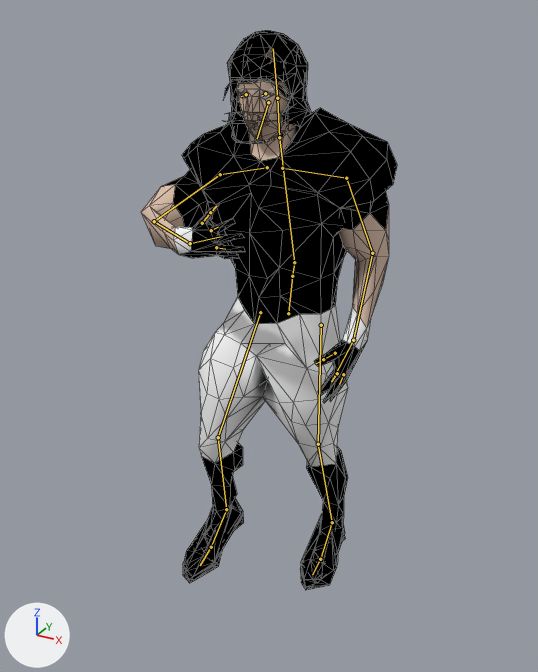
The Blender file RunningBackBlender/playerModel-noBall.blend, before and after one commit.
The view is the same before and after, from a camera (50 mm lens) standing at (101.0, -197.7, 188.2) and looking at (-6.4, -2.5, 90.6). Every picture has the same lights, and +X, +Y and +Z are marked at lower left. Both versions are drawn at frame 22 of the action 'playerModelAction'; the numbers are the values there. The bones that bend it are drawn over the model as lines. Mesh edges are drawn as thin lines on the coarser meshes.

Names of what the first picture shows: 'playerModel:Body'.
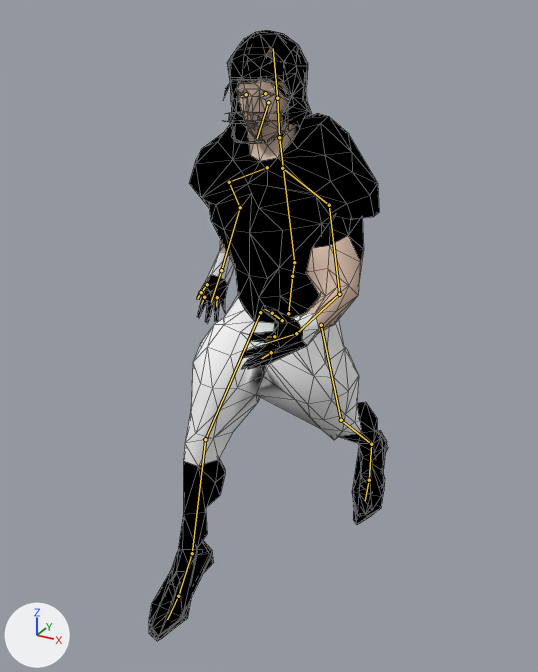
Pixel boxes (x1, y1, x2, y2) of what changed, in the pictures (538 x 672 px):
'playerModel:Body', posed (7% narrower, 9% taller)
    before: (141, 30, 397, 590)
    after: (149, 30, 388, 641)
bone 'thigh.L', root to tip
    before: (321, 325) to (318, 444)
    after: (321, 325) to (341, 420)
bone 'shin.L', root to tip
    before: (318, 444) to (332, 522)
    after: (341, 420) to (371, 444)
bone 'foot.L', root to tip
    before: (332, 522) to (320, 559)
    after: (371, 444) to (369, 480)
bone 'thigh.R', root to tip
    before: (260, 312) to (218, 437)
    after: (260, 312) to (205, 439)
bone 'shin.R', root to tip
    before: (218, 437) to (226, 509)
    after: (205, 439) to (192, 553)
bone 'foot.R', root to tip
    before: (226, 509) to (211, 547)
    after: (192, 553) to (178, 596)
bone 'clavicle.R', root to tip
    before: (267, 167) to (220, 174)
    after: (267, 167) to (229, 182)
bone 'upper_arm.R', root to tip
    before: (220, 174) to (154, 221)
    after: (229, 182) to (240, 207)
bone 'forearm.R', root to tip
    before: (154, 221) to (190, 243)
    after: (240, 207) to (221, 270)
bone 'clavicle.L', root to tip
    before: (282, 168) to (346, 178)
    after: (282, 168) to (329, 205)
bone 'upper_arm.L', root to tip
    before: (346, 178) to (372, 253)
    after: (329, 205) to (339, 294)
bone 'forearm.L', root to tip
    before: (372, 253) to (353, 340)
    after: (339, 294) to (296, 333)

Patch to the scene script:
```diff
--- a/RunningBackBlender/playerModel-noBall.blend.py
+++ b/RunningBackBlender/playerModel-noBall.blend.py
@@ bone_thigh_l @@
 bone_thigh_l = bpy.data.objects['playerModel'].pose.bones['thigh.L']  # child of 'hips'
-bone_thigh_l.rotation_quaternion = (0.995, 0.053, -0.068, 0.055)  # degrees (6, -8, 6)
+bone_thigh_l.rotation_quaternion = (0.974, 0.213, -0.068, 0.035)  # degrees (24, -8, 2)
@@ bone_shin_l @@
 bone_shin_l = bpy.data.objects['playerModel'].pose.bones['shin.L']  # child of 'thigh.L'
 bone_shin_l.rotation_mode = 'YZX'
-bone_shin_l.rotation_euler = (0.175, 0.0698, -0.0349)  # degrees (10, 4, -2)
+bone_shin_l.rotation_euler = (0.401, 0.105, 0.0175)  # degrees (23, 6, 1)
@@ bone_foot_l @@
 bone_foot_l = bpy.data.objects['playerModel'].pose.bones['foot.L']  # child of 'shin.L'
 bone_foot_l.rotation_mode = 'YZX'
-bone_foot_l.rotation_euler = (-0.227, 0.0, -0.0698)  # degrees (-13, 0, -4)
+bone_foot_l.rotation_euler = (-0.0524, 0.0175, -0.0873)  # degrees (-3, 1, -5)
@@ bone_thigh_r @@
 bone_thigh_r = bpy.data.objects['playerModel'].pose.bones['thigh.R']  # child of 'hips'
-bone_thigh_r.rotation_quaternion = (0.985, -0.144, 0.082, 0.049)  # degrees (-16, 10, 4)
+bone_thigh_r.rotation_quaternion = (0.962, -0.253, 0.098, 0.042)  # degrees (-29, 12, 2)
@@ bone_shin_r @@
 bone_shin_r = bpy.data.objects['playerModel'].pose.bones['shin.R']  # child of 'thigh.R'
 bone_shin_r.rotation_mode = 'YZX'
-bone_shin_r.rotation_euler = (0.593, -0.122, 0.0349)  # degrees (34, -7, 2)
+bone_shin_r.rotation_euler = (0.367, -0.105, -0.0349)  # degrees (21, -6, -2)
@@ bone_foot_r @@
 bone_foot_r = bpy.data.objects['playerModel'].pose.bones['foot.R']  # child of 'shin.R'
 bone_foot_r.rotation_mode = 'YZX'
-bone_foot_r.rotation_euler = (-0.0175, -0.0175, -0.14)  # degrees (-1, -1, -8)
+bone_foot_r.rotation_euler = (0.628, -0.157, -0.122)  # degrees (36, -9, -7)
@@ bone_clavicle_r @@
 bone_clavicle_r = bpy.data.objects['playerModel'].pose.bones['clavicle.R']  # child of 'chest'
-bone_clavicle_r.rotation_quaternion = (1.0, 0.0, 0.0, 0.0)  # degrees (0, 0, 0)
+bone_clavicle_r.rotation_quaternion = (0.991, -0.076, -0.076, -0.077)  # degrees (-8, -9, -8)
@@ bone_upper_arm_r @@
 bone_upper_arm_r = bpy.data.objects['playerModel'].pose.bones['upper_arm.R']  # child of 'clavicle.R'
-bone_upper_arm_r.rotation_quaternion = (0.911, 0.41, -0.02, -0.048)  # degrees (48, 0, -6)
+bone_upper_arm_r.rotation_quaternion = (0.94, -0.326, 0.035, -0.095)  # degrees (-38, 0, -12)
@@ bone_forearm_r @@
 bone_forearm_r = bpy.data.objects['playerModel'].pose.bones['forearm.R']  # child of 'upper_arm.R'
 bone_forearm_r.rotation_mode = 'YZX'
-bone_forearm_r.rotation_euler = (0.855, 1.326, 0.768)  # degrees (49, 76, 44)
+bone_forearm_r.rotation_euler = (0.0, 0.541, 0.244)  # degrees (0, 31, 14)
@@ bone_clavicle_l @@
 bone_clavicle_l = bpy.data.objects['playerModel'].pose.bones['clavicle.L']  # child of 'chest'
-bone_clavicle_l.rotation_quaternion = (1.0, 0.0, 0.0, 0.0)  # degrees (0, 0, 0)
+bone_clavicle_l.rotation_quaternion = (0.964, -0.193, 0.044, -0.177)  # degrees (-23, 1, -21)
@@ bone_upper_arm_l @@
 bone_upper_arm_l = bpy.data.objects['playerModel'].pose.bones['upper_arm.L']  # child of 'clavicle.L'
-bone_upper_arm_l.rotation_quaternion = (0.964, -0.15, 0.036, -0.218)  # degrees (-18, 0, -25)
+bone_upper_arm_l.rotation_quaternion = (0.949, 0.076, -0.305, -0.02)  # degrees (11, -35, -6)
@@ bone_forearm_l @@
 bone_forearm_l = bpy.data.objects['playerModel'].pose.bones['forearm.L']  # child of 'upper_arm.L'
 bone_forearm_l.rotation_mode = 'YZX'
-bone_forearm_l.rotation_euler = (0.0524, -0.175, -0.279)  # degrees (3, -10, -16)
+bone_forearm_l.rotation_euler = (0.367, -0.628, -0.367)  # degrees (21, -36, -21)
```
